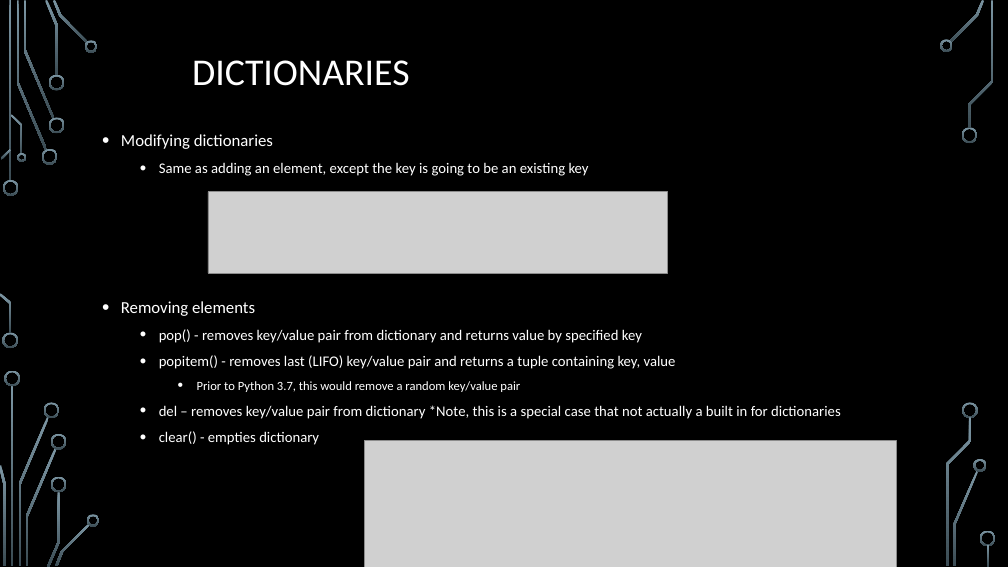
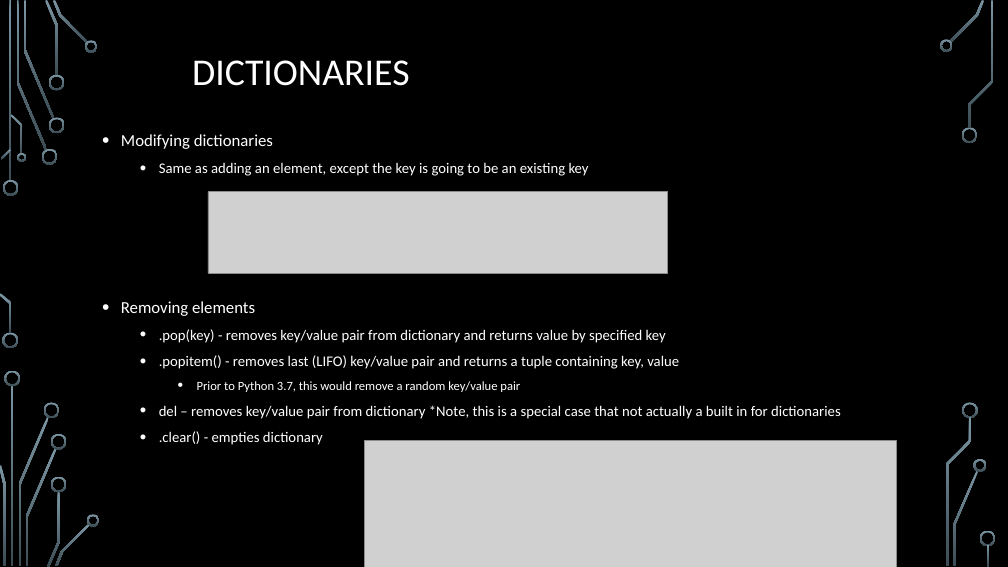
Before and after one commit to william-estes/youtube, a slide deck: slide 21 of lecture_2/Lecture_2.pptx (slide 22 before the commit). Drawn at 1008x567 pixels with LibreOffice and Linux fonts; fonts in the diff are those of the drawing; grey boxes stand for pictures; background and template pictures are left out. Boxes give left, top, right and bottom in pixels: in the first picture for what was removed or moved away, otherwise in the second. Text is boxed around its words. In the diff, an @@ line names an element or a change of style, - is before the commit and + after.

Commit message:
update lectures 1 & 2

```diff
--- a/lecture_2/Lecture_2.pptx
+++ b/lecture_2/Lecture_2.pptx
@@ text at (159, 329, 679, 369): text changed @@
-  • pop() - removes key/value pair from dictionary and returns value by specified key
-  • popitem() - removes last (LIFO) key/value pair and returns a tuple containing key, value
+  • .pop(key) - removes key/value pair from dictionary and returns value by specified key
+  • .popitem() - removes last (LIFO) key/value pair and returns a tuple containing key, value
@@ text at (159, 431, 323, 445): text changed @@
-  • clear() - empties dictionary
+  • .clear() - empties dictionary
```
Also in this commit, not shown: 3 other slides changed, 1 slide removed, 1 other file.
